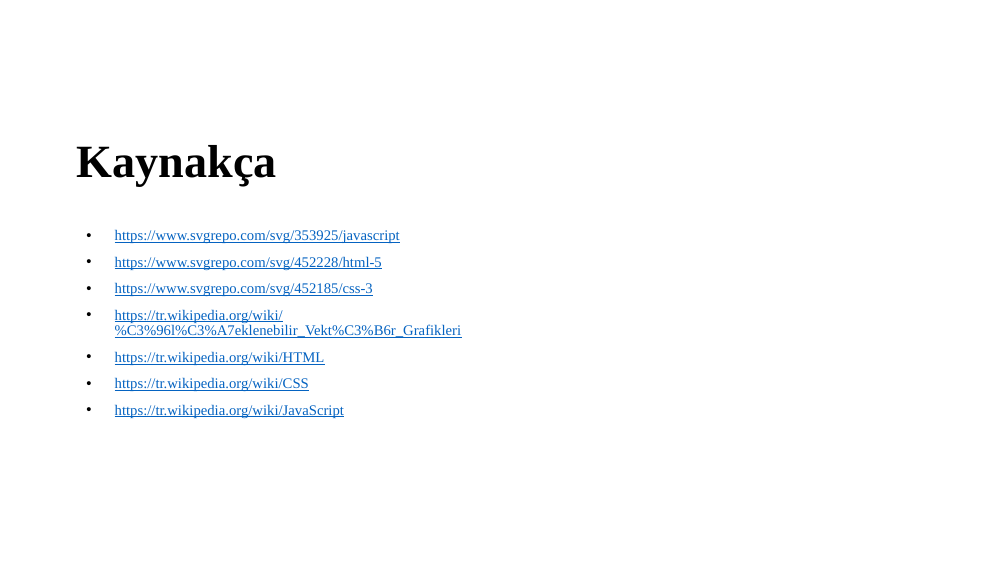
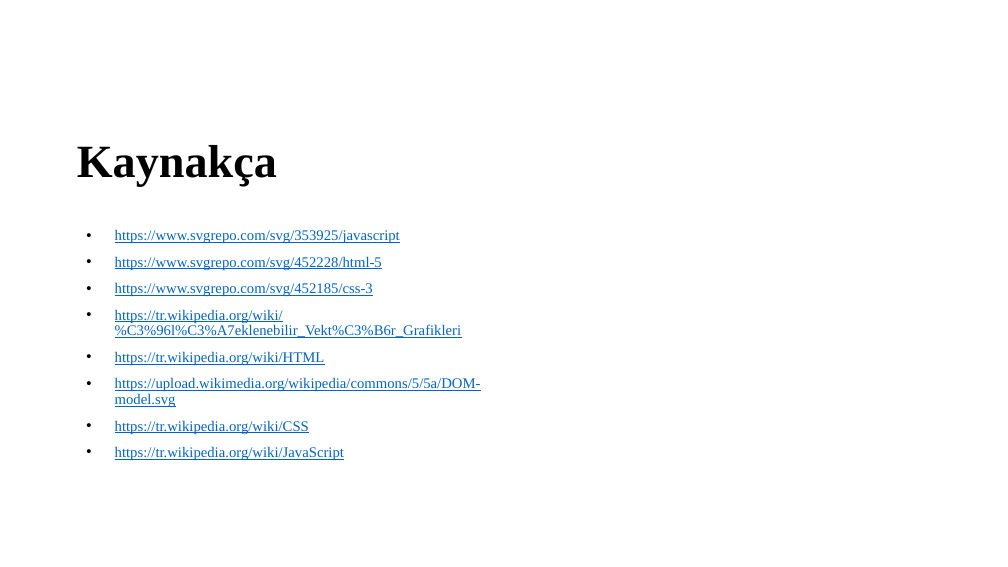
Before and after one commit to acrilot/EICAS_Uygulama, a slide deck: slide 19 of Rapor ve Sunum/Sunum.pptx (slide 18 before the commit). Drawn at 1008x567 pixels with LibreOffice and Linux fonts; fonts in the diff are those of the drawing; background and template pictures are left out. Boxes give left, top, right and bottom in pixels: in the first picture for what was removed or moved away, otherwise in the second. Text is boxed around its words. In the diff, an @@ line names an element or a change of style, - is before the commit and + after.

```diff
--- a/Rapor ve Sunum/Sunum.pptx
+++ b/Rapor ve Sunum/Sunum.pptx
@@ text at bbox=[115, 377, 481, 407]: paragraph added @@
+• https://upload.wikimedia.org/wikipedia/commons/5/5a/DOM-model.svg
```
Also in this commit, not shown: 1 slide added, 1 other file.
